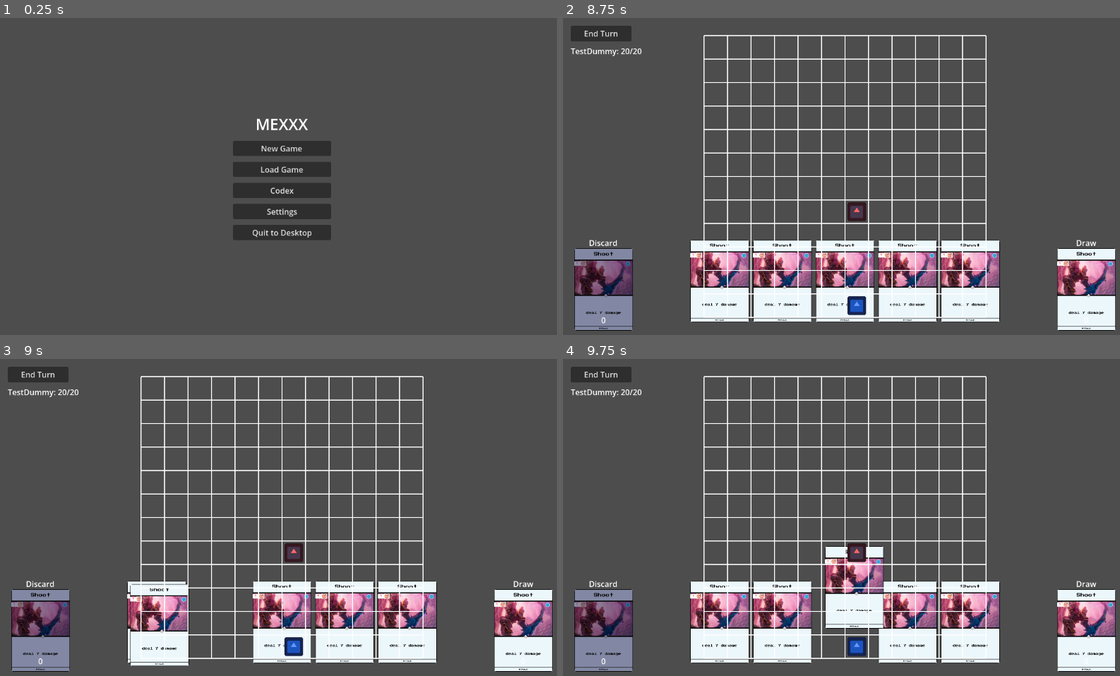
Above: before the commit, frames 1-4 (two rows, left to right).
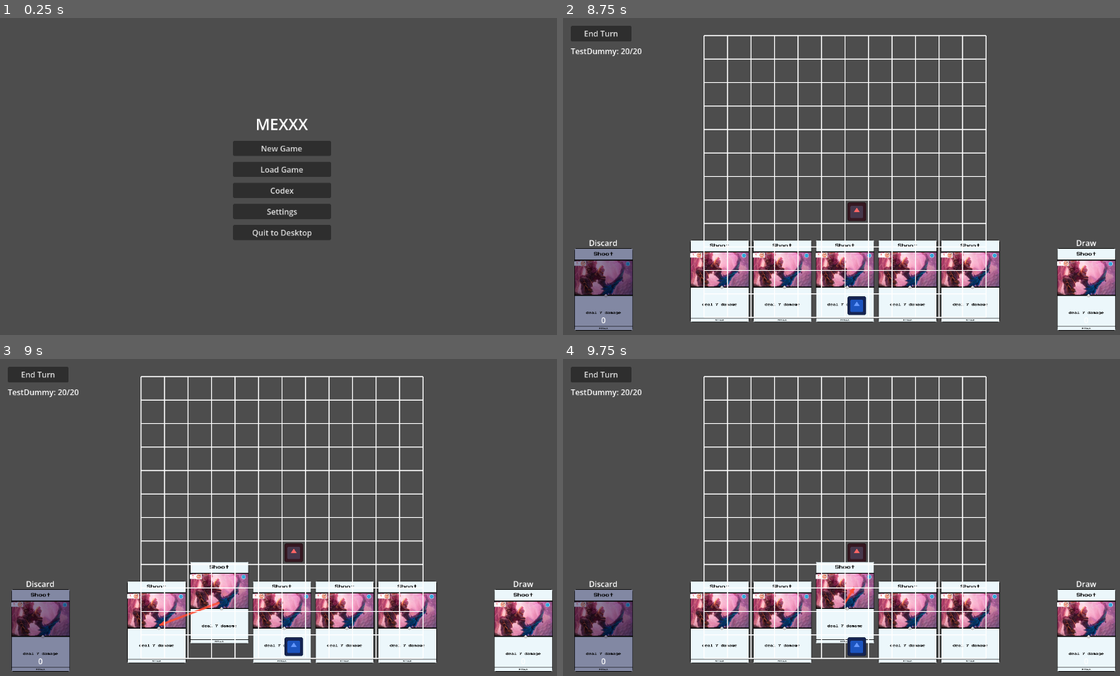
Above: after the commit, the same moments.

Repository: kshipp-gif/MEXXX
Game: Godot game, scene res://scenes/Main.tscn
Two runs of this game, one before a commit and one after it. Both use one fixed random seed, a clock stepped at 60 frames per second and the inputs below. The engine's default icon, where the game draws it, is replaced by a stand-in: a white triangle on a blue panel in a dark square.
Inputs (mouse positions are in pixels of both pictures, inside the frame that each line leads up to):
- Up to frame 1 (0.25 s): no input
- Up to frame 2 (8.75 s): click "New Game" at 0.5 s; click "Start Run" at 1.25 s; click "Let Time Pass" at 2 s; click "Let Time Pass" at 2.75 s; click "Let Time Pass" at 3.5 s; tap Enter at 4.25 s; move the mouse to (969, 160) at 4.27 s; click (969, 160) at 4.42 s; click "End Turn" at 5 s; click "End Turn" at 5.75 s; click "End Turn" at 6.5 s; tap Space at 7.25 s; drag from (718, 281) to (908, 281) at 7.27 s; move the mouse to (718, 281) at 8.02 s; click (718, 281) at 8.17 s
- Up to frame 3 (9 s): tap Enter at 8.75 s; drag from (217, 622) to (38, 631) at 8.77 s
- Up to frame 4 (9.75 s): drag from (847, 622) to (874, 517) at 9.52 s

Frames 1-2 are identical in both runs. In frame 3, 3.9% of the frame differs, in the area x 23-45%, y 63-97%; in frame 4, 2.6%.

Commit message:
feat(combat): Add drag-to-enemy targeting for cards
- Add play_card_on_target() method to HandManager for direct target execution
- Implement targeting arrow visual feedback in TargetingArrow.gd
- Update HandDisplay to support drag-to-enemy targeting for targetable cards
- Add range_value property to broadsword cards (parry, riposte, slash, strike)
- Wire battlefield_manager and battlefield_grid to HandDisplay in CombatScene
- Update card play flow to skip tile selection when target is pre-resolved
- Fix broadsword item card_set path reference
- Improve HandDisplay documentation with detailed card interaction behavior

Diff:
--- a/components/managers/HandManager.gd
+++ b/components/managers/HandManager.gd
@@ -27,6 +27,8 @@
 	_current_ap = payload.get("current_ap", 0)
 
 ## Handle card play request from the UI (drag-to-play).
+## If the payload includes "target" and "target_pos", the card is played directly
+## against that target without prompting for tile selection.
 func _on_card_play_requested(payload: Dictionary) -> void:
 	if _playing_card:
 		return  # already playing a card (waiting for tile selection)
@@ -36,9 +38,19 @@
 		return
 	print("HandManager: attempting to play '%s' (ap_cost=%d)" % [card.display_name, card.ap_cost])
 	_playing_card = true
-	var result = await play_card(card)
-	_playing_card = false
-	print("HandManager: play_card returned %s" % str(result))
+
+	# If the UI already resolved a target (drag-to-enemy targeting), use it directly.
+	var pre_resolved_target: Node = payload.get("target") as Node
+	var pre_resolved_pos = payload.get("target_pos")
+
+	if pre_resolved_target != null and pre_resolved_pos != null:
+		var result: bool = play_card_on_target(card, pre_resolved_target, pre_resolved_pos as Vector2i)
+		_playing_card = false
+		print("HandManager: play_card_on_target returned %s" % str(result))
+	else:
+		var result = await play_card(card)
+		_playing_card = false
+		print("HandManager: play_card returned %s" % str(result))
 
 ## Called at turn start; requests draw from DeckManager if this is the player's turn.
 func on_turn_started(payload: Dictionary) -> void:
@@ -135,6 +147,52 @@
 	EventBus.emit("card_played", { "card": card, "playable": true })
 	return true
 
+## Play a card directly against a pre-resolved target (used by drag-to-enemy targeting).
+## Skips the tile selection prompt since the target is already known.
+## Returns true if the card was played successfully, false otherwise.
+func play_card_on_target(card: Card, target_node: Node, target_pos: Vector2i) -> bool:
+	if ap_manager == null:
+		print("  play_card_on_target FAIL: ap_manager is null")
+		return false
+	# Check AP
+	if not ap_manager.spend(card.ap_cost):
+		print("  play_card_on_target FAIL: not enough AP (need %d)" % card.ap_cost)
+		return false
+	# Check ammo
+	var source_item: Item = card.source_item as Item
+	if source_item != null and source_item.has_tag("ammo"):
+		if source_item.max_ammo > 0 and source_item.current_ammo <= 0:
+			print("  play_card_on_target FAIL: ammo depleted")
+			ap_manager.grant(card.ap_cost)
+			return false
+		if source_item.max_ammo > 0:
+			source_item.decrement_ammo()
+
+	# Build context with the pre-resolved target.
+	var context: Dictionary = {
+		"caster": mech,
+		"target": target_node,
+		"target_pos": target_pos,
+		"ap_manager": ap_manager,
+		"deck_manager": deck_manager,
+		"event_bus": EventBus,
+		"card_effects": card.effects,
+		"source_item": source_item,
+		"caster_id": &"mech",
+		"battlefield_manager": battlefield_manager
+	}
+
+	# Execute effects in order.
+	for i in range(card.effects.size()):
+		context["current_effect_index"] = i
+		card.effects[i].execute(context)
+
+	# Discard the card from hand.
+	if deck_manager != null:
+		deck_manager.discard_card(card)
+	EventBus.emit("card_played", { "card": card, "playable": true })
+	return true
+
 ## Discard remaining hand at turn end.
 func end_turn() -> void:
 	if deck_manager != null:
--- a/data/arms/broadsword/cards/parry.tres
+++ b/data/arms/broadsword/cards/parry.tres
@@ -8,7 +8,6 @@
 [sub_resource type="Resource" id="Resource_hr4jh"]
 script = ExtResource("1_h4ndo")
 amount = 5
-
 
 [sub_resource type="Resource" id="Resource_5pqqq"]
 script = ExtResource("3_ba7k8")
@@ -26,4 +25,5 @@
 ap_cost = 1
 card_type = 1
 effects = Array[Resource]([SubResource("Resource_hr4jh"), SubResource("Resource_208og")])
+range_value = 1
 metadata/_custom_type_script = "uid://bo26t0p6qc7mu"
--- a/data/arms/broadsword/cards/riposte.tres
+++ b/data/arms/broadsword/cards/riposte.tres
@@ -20,4 +20,5 @@
 card_type = 0
 target_mode = 1
 effects = Array[Resource]([SubResource("Resource_3jp7y"), SubResource("Resource_lbsd4")])
+range_value = 1
 metadata/_custom_type_script = "uid://bo26t0p6qc7mu"
--- a/data/arms/broadsword/cards/slash.tres
+++ b/data/arms/broadsword/cards/slash.tres
@@ -20,4 +20,5 @@
 card_type = 0
 target_mode = 1
 effects = Array[Resource]([SubResource("Resource_kv0k0"), SubResource("Resource_7cpss")])
+range_value = 1
 metadata/_custom_type_script = "uid://bo26t0p6qc7mu"
--- a/data/arms/broadsword/cards/strike.tres
+++ b/data/arms/broadsword/cards/strike.tres
@@ -14,4 +14,5 @@
 card_type = 0
 target_mode = 1
 effects = Array[Resource]([SubResource("Resource_naujv")])
+range_value = 1
 metadata/_custom_type_script = "uid://bo26t0p6qc7mu"
--- a/data/arms/broadsword/item.tres
+++ b/data/arms/broadsword/item.tres
@@ -1,6 +1,6 @@
 [gd_resource type="Resource" script_class="Item" format=3 uid="uid://dgg3linabwtae"]
 
-[ext_resource type="Resource" uid="uid://j3vtrgxetj0h" path="res://data/card_sets/broadsword_card_set.tres" id="1_5qowl"]
+[ext_resource type="Resource" uid="uid://j3vtrgxetj0h" path="res://data/arms/broadsword/card_set.tres" id="1_5qowl"]
 [ext_resource type="Script" uid="uid://csp3o6clmo4p8" path="res://data/Item.gd" id="1_w1f6q"]
 
 [resource]
--- a/scenes/CombatScene.gd
+++ b/scenes/CombatScene.gd
@@ -18,6 +18,8 @@
 	$UI/HandDisplay.draw_count_label = $UI/DrawPile/DrawCountLabel
 	$UI/HandDisplay.discard_count_label = $UI/DiscardPile/DiscardCountLabel
 	$UI/HandDisplay.inspect_panel = $UI/CardInspectPanel
+	$UI/HandDisplay.battlefield_manager = $BattlefieldManager
+	$UI/HandDisplay.battlefield_grid = $GridLayer/BattlefieldGrid
 
 	# Wire BattlefieldGrid to BattlefieldManager for grid display.
 	if $GridLayer/BattlefieldGrid == null:
--- a/scenes/HandDisplay.gd
+++ b/scenes/HandDisplay.gd
@@ -1,7 +1,13 @@
 ## HandDisplay — renders the player's hand, draw pile, and discard pile in screen space.
 ## Lives on a CanvasLayer so all positions are in viewport pixels.
-## Handles card drag (left-click) with snap-back on release.
-## Right-click on a card emits inspect_requested (handled by CardInspectPanel).
+##
+## Card interaction:
+##   - Left-click + drag a TARGETABLE card: card raises, targeting arrow appears,
+##     release over a valid in-range enemy plays the card; release elsewhere or
+##     right-click cancels and snaps the card back.
+##   - Left-click + drag a NON-TARGETABLE card: drag to upper half to play,
+##     release in lower half to snap back (legacy behavior).
+##   - Right-click a card: opens the inspect panel.
 extends Node2D
 
 const TEST_CARD_SCENE: PackedScene = preload("res://TestCard.tscn")
@@ -16,9 +22,8 @@
 ## Horizontal gap between card centres in hand.
 const CARD_SPACING: float = 128.0
 
-## Pile positions are set at runtime from viewport size.
-var _draw_pile_pos: Vector2 = Vector2.ZERO
-var _discard_pile_pos: Vector2 = Vector2.ZERO
+## How far the card raises above its home position when targeting.
+const RAISE_OFFSET: float = 40.0
 
 ## Count labels wired from CombatScene.
 var draw_count_label: Label = null
@@ -34,15 +39,38 @@
 ## Drag state.
 var _dragged_node = null
 var _drag_offset: Vector2 = Vector2.ZERO
+var _dragged_index: int = -1
+
+## Targeting state (for TARGETABLE cards).
+var _targeting: bool = false
+var _targeting_arrow: Node2D = null
+
+## Reference to BattlefieldManager (wired from CombatScene).
+var battlefield_manager: Node = null
+
+## Reference to BattlefieldGrid (wired from CombatScene) for coordinate conversion.
+var battlefield_grid: Node2D = null
+
+## Current AP — used to check if a card is playable before allowing drag.
+var _current_ap: int = 0
 
 func _ready() -> void:
 	EventBus.subscribe("hand_updated", _on_hand_updated)
+	EventBus.subscribe("ap_changed", _on_ap_changed)
+	# Create the targeting arrow as a child node.
+	var arrow_script = preload("res://scenes/TargetingArrow.gd")
+	_targeting_arrow = Node2D.new()
+	_targeting_arrow.set_script(arrow_script)
+	_targeting_arrow.name = "TargetingArrow"
+	add_child(_targeting_arrow)
 
 func _exit_tree() -> void:
 	EventBus.unsubscribe("hand_updated", _on_hand_updated)
+	EventBus.unsubscribe("ap_changed", _on_ap_changed)
 
 func _process(_delta: float) -> void:
-	if _dragged_node != null:
+	if _dragged_node != null and not _targeting:
+		# Free-drag mode (non-targetable cards): follow the mouse.
 		_dragged_node.position = get_viewport().get_mouse_position() + _drag_offset
 		_dragged_node.z_index = 10
 
@@ -54,7 +82,11 @@
 			else:
 				_finish_drag()
 		elif event.button_index == MOUSE_BUTTON_RIGHT and event.pressed:
-			_try_inspect(event.position)
+			if _targeting:
+				# Right-click during targeting: cancel.
+				_cancel_targeting()
+			else:
+				_try_inspect(event.position)
 
 ## Try to pick up a hand card under the mouse.
 func _try_start_drag(mouse_pos: Vector2) -> void:
@@ -64,10 +96,55 @@
 		var half = Vector2(CARD_W, CARD_H) * 0.5
 		var rect = Rect2(node.position - half, Vector2(CARD_W, CARD_H))
 		if rect.has_point(mouse_pos):
+			var card_data: Card = node.card_data if "card_data" in node else null
+
+			# Check if the card is playable (enough AP). If not, shake and reject.
+			if card_data != null and card_data.ap_cost > _current_ap:
+				_shake_card(node, i)
+				get_viewport().set_input_as_handled()
+				return
+
 			_dragged_node = node
+			_dragged_index = i
 			_drag_offset = node.position - mouse_pos
+
+			if card_data != null and card_data.target_mode == Enums.TargetMode.TARGETABLE:
+				# Targetable card: raise it and start the arrow.
+				_start_targeting(node)
+			else:
+				# Non-targetable card: free drag.
+				_targeting = false
+
 			get_viewport().set_input_as_handled()
 			return
+
+## Start the targeting mode: raise the card and show the arrow.
+func _start_targeting(card_node) -> void:
+	_targeting = true
+	var idx: int = _hand_nodes.find(card_node)
+	var home: Vector2 = _home_positions[idx]
+	# Raise the card above its home position.
+	card_node.position = home + Vector2(0, -RAISE_OFFSET)
+	card_node.z_index = 10
+
+	# Activate the targeting arrow from the card's raised position.
+	_targeting_arrow.start_pos = card_node.position
+	_targeting_arrow.active = true
+
+## Cancel targeting: snap card back, hide arrow.
+func _cancel_targeting() -> void:
+	if _dragged_node == null:
+		return
+	_targeting_arrow.active = false
+	_targeting = false
+
+	# Snap card back to home.
+	var idx: int = _hand_nodes.find(_dragged_node)
+	if idx >= 0:
+		_dragged_node.position = _home_positions[idx]
+		_dragged_node.z_index = idx + 1
+	_dragged_node = null
+	_dragged_index = -1
 
 ## Open the inspect panel for the topmost card under the mouse.
 func _try_inspect(mouse_pos: Vector2) -> void:
@@ -81,12 +158,68 @@
 			get_viewport().set_input_as_handled()
 			return
 
-## Release the dragged card. If released in the upper half of the screen, play it.
-## Otherwise snap it back to its home position.
+## Release the dragged card.
 func _finish_drag() -> void:
 	if _dragged_node == null:
 		return
 
+	if _targeting:
+		# Targeting mode: check if we released over a valid enemy.
+		_finish_targeting()
+	else:
+		# Non-targetable card: play if released in upper half, else snap back.
+		_finish_free_drag()
+
+## Finish a targeting drag: check if the cursor is over a valid in-range enemy.
+func _finish_targeting() -> void:
+	_targeting_arrow.active = false
+	_targeting = false
+
+	var card_data: Card = _dragged_node.card_data if "card_data" in _dragged_node else null
+	if card_data == null:
+		_snap_back()
+		return
+
+	# Determine what tile the mouse is over on the battlefield grid.
+	var target_tile: Vector2i = _get_grid_tile_under_mouse()
+	if target_tile == Vector2i(-1, -1):
+		_snap_back()
+		return
+
+	# Check if there's an enemy on that tile.
+	if battlefield_manager == null:
+		_snap_back()
+		return
+
+	var unit_id: StringName = battlefield_manager.get_unit_at(target_tile)
+	if unit_id == &"" or unit_id == &"mech":
+		# Not a valid enemy — cancel.
+		_snap_back()
+		return
+
+	# Check range from the mech to the target.
+	var mech_pos: Vector2i = battlefield_manager.get_position(&"mech")
+	var distance: int = battlefield_manager.tile_distance(mech_pos, target_tile)
+	if card_data.range_value > 0 and distance > card_data.range_value:
+		# Out of range — cancel.
+		_snap_back()
+		return
+
+	# Valid target! Play the card against this enemy.
+	var target_node: Node = battlefield_manager.get_unit_node_at(target_tile)
+	_dragged_node.z_index = 0
+	_dragged_node = null
+	_dragged_index = -1
+
+	# Emit a targeted play request with the resolved target.
+	EventBus.emit("card_play_requested", {
+		"card": card_data,
+		"target": target_node,
+		"target_pos": target_tile
+	})
+
+## Finish a free drag (non-targetable cards): play if in upper half, else snap back.
+func _finish_free_drag() -> void:
 	var vp_size: Vector2 = get_viewport().get_visible_rect().size
 	var release_pos: Vector2 = get_viewport().get_mouse_position()
 
@@ -96,16 +229,65 @@
 		if card_data != null:
 			_dragged_node.z_index = 0
 			_dragged_node = null
-			# Emit play request — HandManager will handle AP check, effects, and discard.
+			_dragged_index = -1
 			EventBus.emit("card_play_requested", {"card": card_data})
 			return
 
 	# Snap back to home position.
+	_snap_back()
+
+## Snap the currently dragged card back to its home position.
+func _snap_back() -> void:
+	if _dragged_node == null:
+		return
 	var idx: int = _hand_nodes.find(_dragged_node)
 	if idx >= 0:
 		_dragged_node.position = _home_positions[idx]
-	_dragged_node.z_index = idx + 1
+		_dragged_node.z_index = idx + 1
 	_dragged_node = null
+	_dragged_index = -1
+
+## Convert the current mouse position to a grid tile on the BattlefieldGrid.
+## Returns Vector2i(-1, -1) if the mouse is not over the grid.
+func _get_grid_tile_under_mouse() -> Vector2i:
+	if battlefield_grid == null or battlefield_manager == null:
+		return Vector2i(-1, -1)
+
+	var mouse_pos: Vector2 = get_viewport().get_mouse_position()
+
+	# The BattlefieldGrid lives on a CanvasLayer. Its position and scale
+	# transform viewport coords into grid-local coords.
+	var grid_pos: Vector2 = battlefield_grid.position
+	var grid_scale: Vector2 = battlefield_grid.scale
+	var tile_size: int = battlefield_grid.tile_size
+
+	# Convert mouse position to grid-local coordinates.
+	var local_pos: Vector2 = (mouse_pos - grid_pos) / grid_scale
+	var tile_x: int = int(local_pos.x / tile_size)
+	var tile_y: int = int(local_pos.y / tile_size)
+
+	# Bounds check.
+	if tile_x < 0 or tile_x >= battlefield_manager.grid_width:
+		return Vector2i(-1, -1)
+	if tile_y < 0 or tile_y >= battlefield_manager.grid_height:
+		return Vector2i(-1, -1)
+
+	return Vector2i(tile_x, tile_y)
+
+## Called when APManager emits ap_changed.
+func _on_ap_changed(payload: Dictionary) -> void:
+	_current_ap = payload.get("current_ap", 0)
+
+## Shake a card left-right to indicate it can't be played.
+func _shake_card(card_node: Node, index: int) -> void:
+	var home: Vector2 = _home_positions[index]
+	var tween: Tween = create_tween()
+	# Quick left-right-left-right-center shake.
+	tween.tween_property(card_node, "position", home + Vector2(-6, 0), 0.04)
+	tween.tween_property(card_node, "position", home + Vector2(6, 0), 0.04)
+	tween.tween_property(card_node, "position", home + Vector2(-4, 0), 0.04)
+	tween.tween_property(card_node, "position", home + Vector2(4, 0), 0.04)
+	tween.tween_property(card_node, "position", home, 0.04)
 
 ## Called when DeckManager emits hand_updated.
 func _on_hand_updated(payload: Dictionary) -> void:
@@ -117,8 +299,12 @@
 
 ## Remove old hand card nodes and spawn fresh ones.
 func _rebuild_hand(hand: Array) -> void:
-	# Cancel any active drag first.
+	# Cancel any active drag/targeting first.
+	if _targeting:
+		_targeting_arrow.active = false
+		_targeting = false
 	_dragged_node = null
+	_dragged_index = -1
 
 	for node in _hand_nodes:
 		node.queue_free()
@@ -142,7 +328,7 @@
 		card_node.position = home
 		card_node.z_index = i + 1
 
-		# Assign Card resource for inspect.
+		# Assign Card resource for inspect and play.
 		if hand[i] is Card:
 			card_node.card_data = hand[i]
 
--- /dev/null
+++ b/scenes/TargetingArrow.gd
@@ -0,0 +1,54 @@
+## TargetingArrow — draws a line from a start point to the current mouse position.
+## Used during card targeting to show where the player is aiming.
+## Lives on the same CanvasLayer as HandDisplay so coordinates are in viewport space.
+extends Node2D
+
+## The starting point of the arrow (in viewport/canvas coordinates).
+var start_pos: Vector2 = Vector2.ZERO
+
+## Whether the arrow is currently visible and tracking the mouse.
+var active: bool = false:
+	set(value):
+		active = value
+		visible = value
+		queue_redraw()
+
+## Arrow line color.
+@export var line_color: Color = Color(1.0, 0.3, 0.2, 0.9)
+
+## Arrow line width.
+@export var line_width: float = 3.0
+
+## Arrowhead size in pixels.
+@export var arrowhead_size: float = 12.0
+
+func _ready() -> void:
+	visible = false
+	# Ensure this draws on top of everything in the UI layer.
+	z_index = 100
+
+func _process(_delta: float) -> void:
+	if active:
+		queue_redraw()
+
+func _draw() -> void:
+	if not active:
+		return
+
+	var end_pos: Vector2 = get_viewport().get_mouse_position()
+	var direction: Vector2 = (end_pos - start_pos)
+
+	if direction.length() < 5.0:
+		return
+
+	# Draw the line from start to end.
+	draw_line(start_pos, end_pos, line_color, line_width, true)
+
+	# Draw arrowhead at the end.
+	var dir_norm: Vector2 = direction.normalized()
+	var perp: Vector2 = Vector2(-dir_norm.y, dir_norm.x)
+	var tip: Vector2 = end_pos
+	var left: Vector2 = tip - dir_norm * arrowhead_size + perp * arrowhead_size * 0.5
+	var right: Vector2 = tip - dir_norm * arrowhead_size - perp * arrowhead_size * 0.5
+	var points: PackedVector2Array = PackedVector2Array([tip, left, right])
+	draw_colored_polygon(points, line_color)
Not shown, added: scenes/TargetingArrow.gd.uid
